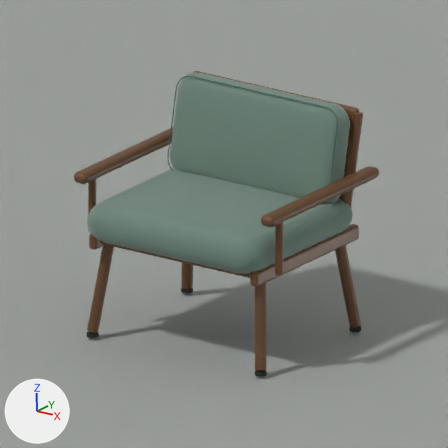
The Blender file models/room/studio-furniture.blend: old version first, new version second.
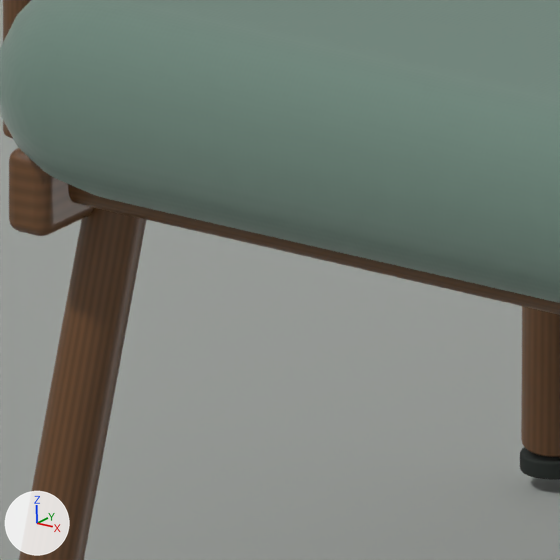
The first picture shows the older version from the file's camera 'chair camera'. The close-ups show the older and then the newer version on the part from 20% to 42% of the width and 46% to 69% of the height of that picture. Only the edits that show in the close-ups are written down. The lights are fixed; the arrows at lower left show +X, +Y and +Z.

The older version as bpy lines, for what is in view:
```python
ob_seat_deck = bpy.data.objects.new('Seat deck', me_cube_004)
ob_seat_deck.parent = ob_studiochair
ob_seat_deck.location = (0.0, 0.0, 0.355)
ob_tailored_seat_cushion = bpy.data.objects.new('Tailored seat cushion', me_tailored_seat_cushion)
ob_tailored_seat_cushion.parent = ob_studiochair
ob_tailored_seat_cushion.location = (0.0, -0.025, 0.429)
ob_tapered_walnut_leg = bpy.data.objects.new('Tapered walnut leg', me_cone)
ob_tapered_walnut_leg.parent = ob_studiochair
ob_tapered_walnut_leg.location = (-0.337, -0.26, 0.184)
ob_tapered_walnut_leg.rotation_euler = (0.185, 0.0, 2.505)  # degrees (11, 0, 144)
# also in view: 'Arm support' at (-0.395, -0.23, 0.46); 'Tapered walnut leg.001' at (-0.336, 0.26, 0.184); 'Quiet foot pad.001' at (-0.355, 0.285, 0.006); 'Render-only backdrop' at (0.0, 0.0, -0.02); 'Seat side rail' at (-0.34, 0.0, 0.353)
```
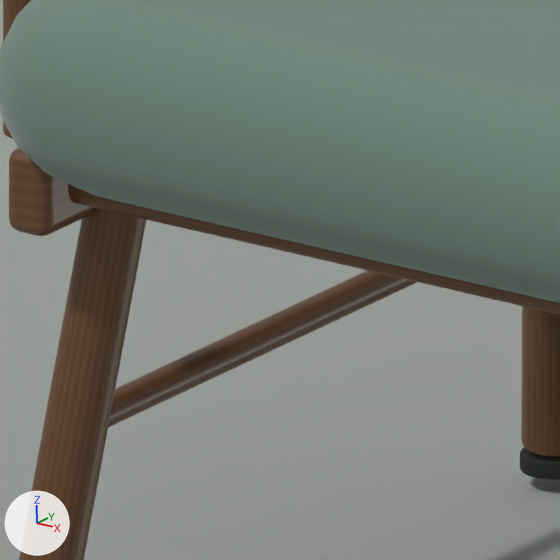
Location of each change, [x1, y1, x2, y2] in pixels of the close-ups (560 x 560 px):
'Lower side stretcher', added (brown): after [108, 271, 417, 427]

The change, as a list of edits to the scene's bpy script:
```text
Add me_cone_012:
    me_cone_012.from_pydata(...)  # 40 vertices, 22 faces; spans x -0.01..0.01, y -0.01..0.01, z -0.245..0.245
    me_cone_012.polygons.foreach_set('use_smooth', [True] * 22)
    me_cone_012.materials.append(mat_oiled_walnut)  # picture img_authored_walnut_grain
Add ob_lower_side_stretcher:
    ob_lower_side_stretcher = bpy.data.objects.new('Lower side stretcher', me_cone_012)
    ob_lower_side_stretcher.parent = ob_studiochair
    ob_lower_side_stretcher.location = (-0.35, 0.0, 0.18)
    ob_lower_side_stretcher.rotation_euler = (-1.571, -3.142, 0.0)  # degrees (-90, -180, 0)
    _m = ob_lower_side_stretcher.modifiers.new('Turned edge radius', 'BEVEL')
    _m.width = 0.0014
    _m.width_pct = 0.0014
    _m.segments = 2
    _m = ob_lower_side_stretcher.modifiers.new('Face-weighted normals', 'WEIGHTED_NORMAL')
    _m.keep_sharp = True
```
